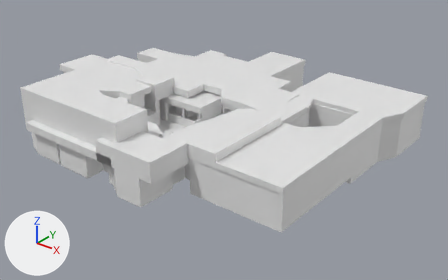
One commit to the Blender file Assets/LD/blockmesh4.1.blend: the scene before it, then after it.
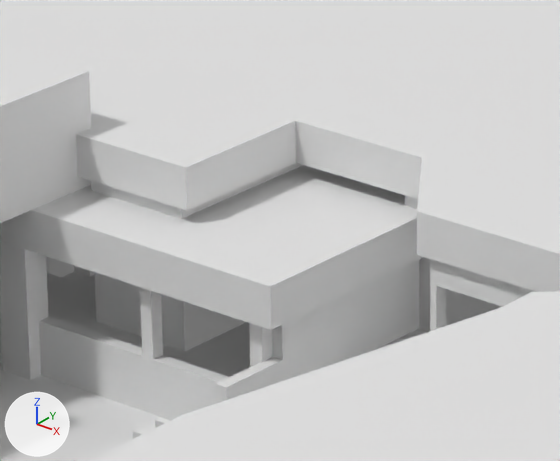
Each version is shown whole from a 50 mm camera at (343.0, -535.0, 252.0) aimed at (23.0, -135.0, 4.0), then close up on the part from 36% to 54% of the width and 24% to 47% of the height. Every picture has the same lights, and +X, +Y and +Z are marked at lower left.

Before the edit, the objects in view are built like this:
```python
me_plane_001 = bpy.data.meshes.new('Plane.001')
me_plane_001.from_pydata(...)  # 2976 vertices, 2987 faces, 1 loose edge; spans x -148.0..146.0, y -228.0..1.0, z -6.0..38.0
me_plane_033 = bpy.data.meshes.new('Plane.033')
me_plane_033.from_pydata(...)  # 52 vertices, 50 faces; spans x 35.0..92.0, y -231.0..-148.0, z 29.0..41.0
# before: 3 (54.0, -162.0, 29.0), 5 (54.0, -162.0, 34.0), 34 (54.0, -162.0, 41.0) at pixel (500, 307)
me_plane_036 = bpy.data.meshes.new('Plane.036')
me_plane_036.from_pydata(...)  # 132 vertices, 130 faces; spans x -131.0..47.0, y -137.0..7.0, z 41.0..47.0
me_plane_037 = bpy.data.meshes.new('Plane.037')
me_plane_037.from_pydata(...)  # 98 vertices, 94 faces; spans x -130.0..1.0, y -215.0..-112.0, z 41.0..63.0
ob_plane = bpy.data.objects.new('Plane', me_plane_001)
ob_plane.location = (0.0, 0.0, 9.0)
ob_plane_031 = bpy.data.objects.new('Plane.031', me_plane_033)
ob_plane_031.location = (0.0, 0.0, 9.0)
ob_plane_034 = bpy.data.objects.new('Plane.034', me_plane_036)
ob_plane_034.location = (-2.0, -3.0, -3.0)
ob_plane_035 = bpy.data.objects.new('Plane.035', me_plane_037)
ob_plane_035.location = (6.0, 0.0, -11.0)
# also in view: 'Plane.017' at (13.0, -135.0, 22.0); 'Plane.023' at (-18.0, -108.0, 24.0); 'Plane.032' at (36.0, -244.0, 42.0); 'Plane.028' at (-70.0, -170.0, 29.0)
```
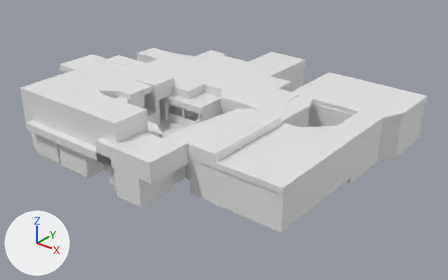
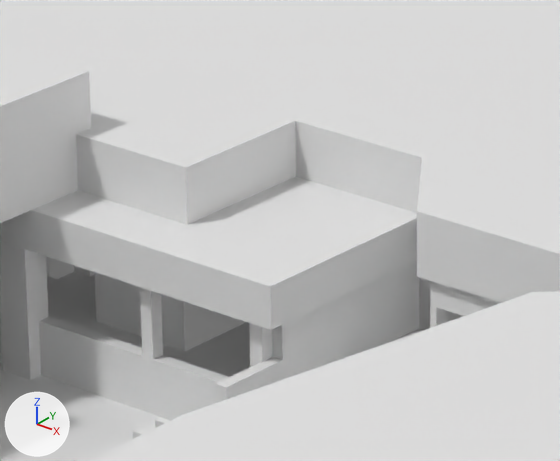
Boxes [x1, y1, x2, y2] around the edits, measured in the close-ups (560 x 461 px; the box of a moved part takes in the faces that stretch with it):
'Plane.034', mesh rescaled, moved: before [0, 0, 560, 292]; after [0, 0, 560, 303]
'Plane', reshaped: before [0, 257, 536, 461]; after [0, 272, 500, 461]
part 1 of me_plane_001, built on: before [90, 259, 536, 331]; after [430, 281, 500, 328]
part 2 of me_plane_033, moved or reshaped: [183, 292, 560, 461] in both

The change in detail:
me_plane_001 is used by ob_plane; location (0.0, 0.0, 9.0).
me_plane_001 had 2976 vertices, 2987 faces, 1 loose edge and spanned x -148.0..146.0, y -228.0..1.0, z -6.0..38.0.
me_plane_001 now has 3516 vertices, 3539 faces, 1 loose edge and spans x -148.0..146.0, y -228.0..1.0, z -6.0..38.0.
me_plane_001 part 1: 38 vertices moved from x -59.0..43.0, y -178.0..-89.0, z -2.0..25.0 to x -59.0..43.0, y -178.0..-89.0, z -2.0..22.0; 134 vertices removed from x -104.0..82.0, y -214.0..-72.0, z 0.0..30.0; 674 vertices added at x -74.0..-49.0, y -208.0..-131.0, z -2.0..17.0.
me_plane_033 has 52 vertices, 50 faces and spans x 35.0..92.0, y -231.0..-148.0, z 29.0..41.0.
me_plane_033 is used by ob_plane_031; location (0.0, 0.0, 9.0).
Part 2, on me_plane_033:
Vertices 3, 5, 34 of me_plane_033 move by (-1.0, -0.2, 0.0).
me_plane_036 has 132 vertices, 130 faces and spans x -131.0..47.0, y -137.0..7.0, z 41.0..47.0.
me_plane_036 is used by ob_plane_034; location (-2.0, -3.0, -3.0).
me_plane_036 part 3: the whole mesh is scaled about its middle by (1, 1, 1.5), then moved by (0.0, 0.0, 2.0).
Object 'Plane.034' (ob_plane_034) moves from (-2.0, -3.0, -3.0) to (-2.0, -3.0, -6.0).
